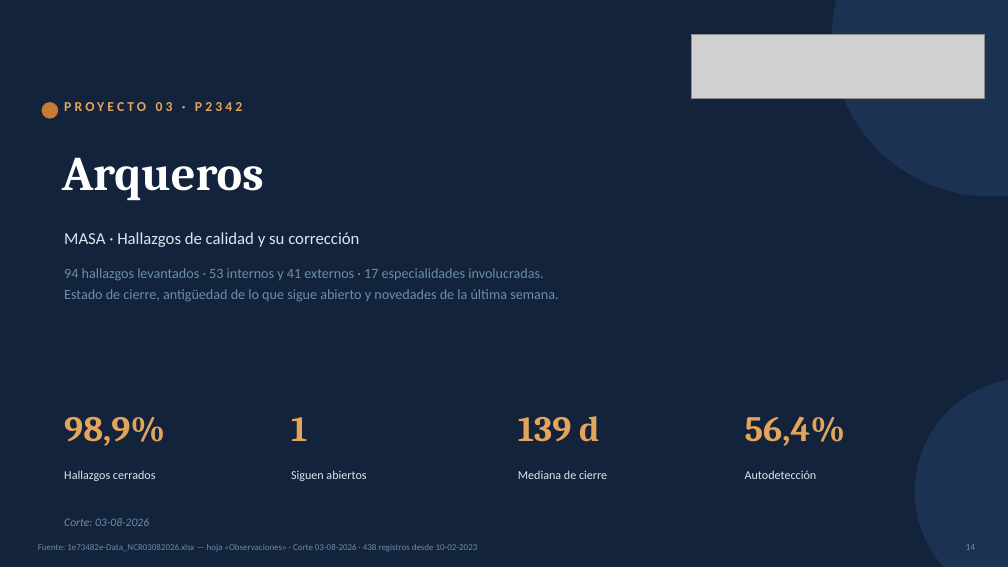
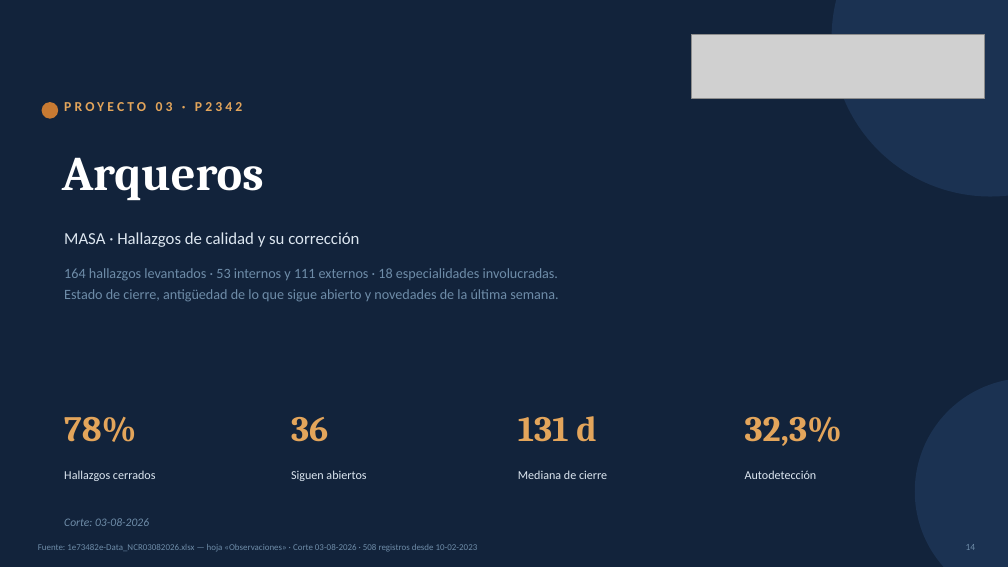
Before and after one commit to tdkvalex/Dashboard-HSEQ, a slide deck: slide 14 of modulo_nc/Panel_No_Conformidades.pptx. Drawn at 1008x567 pixels with LibreOffice and Linux fonts; fonts in the diff are those of the drawing; grey boxes stand for pictures. Boxes give left, top, right and bottom in pixels: in the first picture for what was removed or moved away, otherwise in the second. Text is boxed around its words. In the diff, an @@ line names an element or a change of style, - is before the commit and + after.

```diff
--- a/modulo_nc/Panel_No_Conformidades.pptx
+++ b/modulo_nc/Panel_No_Conformidades.pptx
@@ text at box(64, 268, 558, 281): text changed @@
-94 hallazgos levantados · 53 internos y 41 externos · 17 especialidades involucradas.
+164 hallazgos levantados · 53 internos y 111 externos · 18 especialidades involucradas.
@@ text at box(64, 416, 136, 442): text changed @@
-98,9%
+78%
@@ text at box(291, 417, 328, 442): text changed @@
-1
+36
@@ text at box(518, 416, 596, 442): text changed @@
-139 d
+131 d
@@ text at box(745, 417, 842, 446): text changed @@
-56,4%
+32,3%
```
Also in this commit, not shown: 15 other slides changed, 7 other files.
